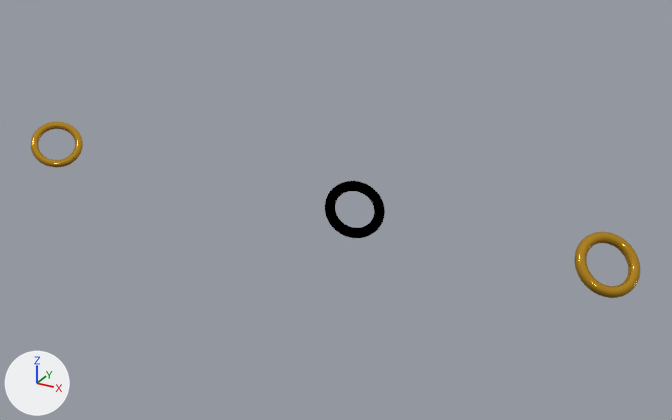
Before and after pictures for a commit that changed the Blender file ring.blend.
Rendered twice from a 50 mm camera at (5.7, -29.8, 14.7) aimed at (-11.1, 0.7, -0.5). The axes (+X, +Y, +Z) are drawn at lower left. The lights are the same throughout.

The scene before the commit, as lines of its bpy script (objects in view):
```python
me_torus = bpy.data.meshes.new('Torus')
me_torus.from_pydata(...)  # a torus around z (ring radius 1.0, tube radius 0.21) spanning x -1.21..1.21, y -1.21..1.21, z -0.21..0.21
me_torus.polygons.foreach_set('use_smooth', [True] * 576)
me_torus.materials.append(mat_material_002)  # black #000000
me_torus_001 = bpy.data.meshes.new('Torus.001')
me_torus_001.from_pydata(...)  # a torus around z (ring radius 1.0, tube radius 0.18) spanning x -1.18..1.18, y -1.18..1.18, z -0.18..0.18
me_torus_001.polygons.foreach_set('use_smooth', [True] * 576)
me_torus_001.materials.append(mat_material_001)  # orange #e7b036
me_torus_002 = bpy.data.meshes.new('Torus.002')
me_torus_002.from_pydata(...)  # a torus around z (ring radius 1.0, tube radius 0.21) spanning x -1.21..1.21, y -1.21..1.21, z -0.21..0.21
me_torus_002.polygons.foreach_set('use_smooth', [True] * 576)
me_torus_002.materials.append(mat_material_001)  # orange #e7b036
ob_torus = bpy.data.objects.new('Torus', me_torus)
ob_torus.location = (-9.89, 0.0, 0.0)
ob_torus.rotation_euler = (0.785, 0.0, 0.785)  # degrees (45, 0, 45)
_m = ob_torus.modifiers.new('Subdivision', 'SUBSURF')
_m.levels = 2
ob_torus_001 = bpy.data.objects.new('Torus.001', me_torus_001)
ob_torus_001.location = (-25.64, 0.0, 0.0)
ob_torus_001.rotation_euler = (0.785, 0.0, 0.785)  # degrees (45, 0, 45)
_m = ob_torus_001.modifiers.new('Subdivision', 'SUBSURF')
_m.levels = 2
ob_torus_002 = bpy.data.objects.new('Torus.002', me_torus_002)
ob_torus_002.location = (0.0, 0.0, 0.0)
ob_torus_002.rotation_euler = (0.785, 0.0, 0.785)  # degrees (45, 0, 45)
_m = ob_torus_002.modifiers.new('Subdivision', 'SUBSURF')
_m.levels = 2
```
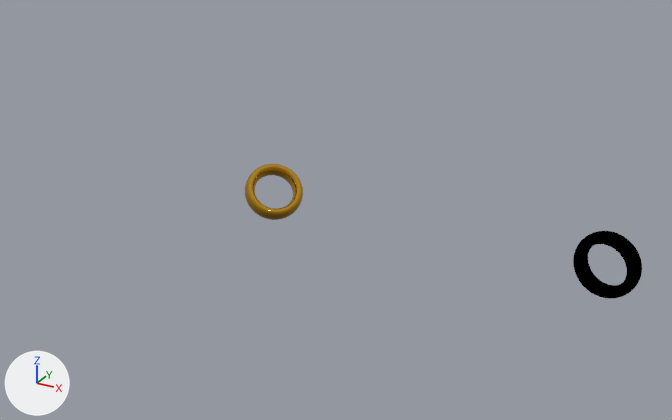
Pixel boxes (x1, y1, x2, y2) of what changed, in the pictures (672 x 420 px):
'Torus.002', mesh rescaled, moved (12% narrower, 15% shorter)
    before: (574, 232, 640, 298)
    after: (245, 164, 303, 220)
'Torus.003', added (black)
    after: (573, 231, 642, 298)
'Torus', deleted (black)
    before: (325, 181, 385, 238)
'Torus.001', deleted
    before: (31, 122, 83, 167)

The change, as a list of edits to the scene's bpy script:
```text
Change me_torus_002:
    where me_torus_002.from_pydata(...)  # 576 vertices, 576 faces; spans x -1.21..1.21, y -1.21..1.21, z -0.21..0.21
    used by ob_torus_002; location = (0.0, 0.0, 0.0); rotation_euler = (0.785, 0.0, 0.785), in degrees (45, 0, 45)
    me_torus_002 part 1: the whole mesh is scaled about its middle by (1, 1, 1.91)
Add me_torus_003:
    me_torus_003.from_pydata(...)  # 576 vertices, 576 faces; spans x -1.21..1.21, y -1.21..1.21, z -0.41..0.41
    me_torus_003.polygons.foreach_set('use_smooth', [True] * 576)
    me_torus_003.materials.append(mat_material_002)  # black #000000
Remove ob_torus:
    ob_torus = bpy.data.objects.new('Torus', me_torus)
    ob_torus.location = (-9.89, 0.0, 0.0)
    ob_torus.rotation_euler = (0.785, 0.0, 0.785)  # degrees (45, 0, 45)
    _m = ob_torus.modifiers.new('Subdivision', 'SUBSURF')
    _m.levels = 2
Remove ob_torus_001:
    ob_torus_001 = bpy.data.objects.new('Torus.001', me_torus_001)
    ob_torus_001.location = (-25.64, 0.0, 0.0)
    ob_torus_001.rotation_euler = (0.785, 0.0, 0.785)  # degrees (45, 0, 45)
    _m = ob_torus_001.modifiers.new('Subdivision', 'SUBSURF')
    _m.levels = 2
Change ob_torus_002:
    ob_torus_002.location: (0.0, 0.0, 0.0) -> (-13.65, 0.0, 0.0)
Add ob_torus_003:
    ob_torus_003 = bpy.data.objects.new('Torus.003', me_torus_003)
    ob_torus_003.location = (0.0, 0.0, 0.0)
    ob_torus_003.rotation_euler = (0.785, 0.0, 0.785)  # degrees (45, 0, 45)
    _m = ob_torus_003.modifiers.new('Subdivision', 'SUBSURF')
    _m.levels = 2
```
